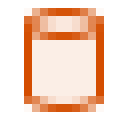
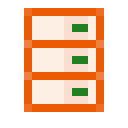
Comparing the layer stacks of the two 128 x 128 images. Changes:
removed layer "Layer 0" over box(24, 8, 104, 112)
added layer "Layer 1" above "Layer 2" over box(72, 24, 88, 96)
added layer "Layer 2" over box(24, 8, 104, 112)
